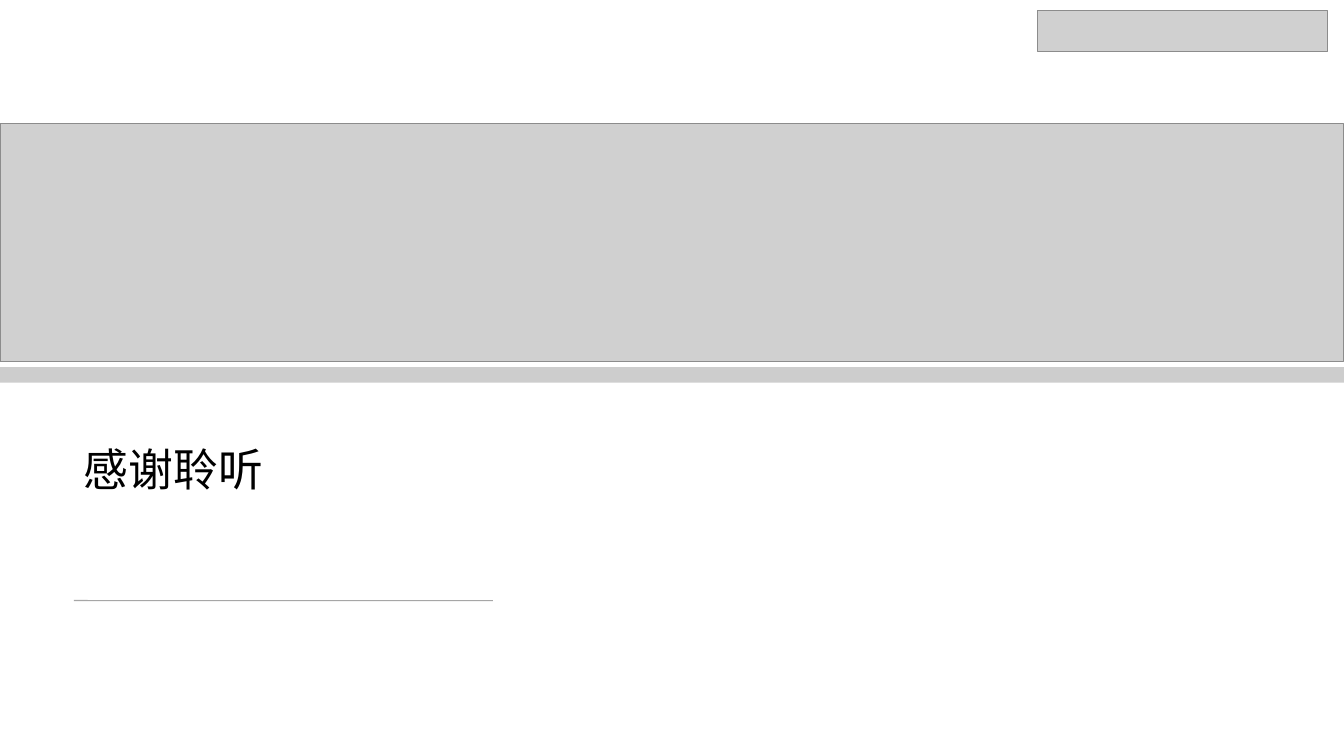
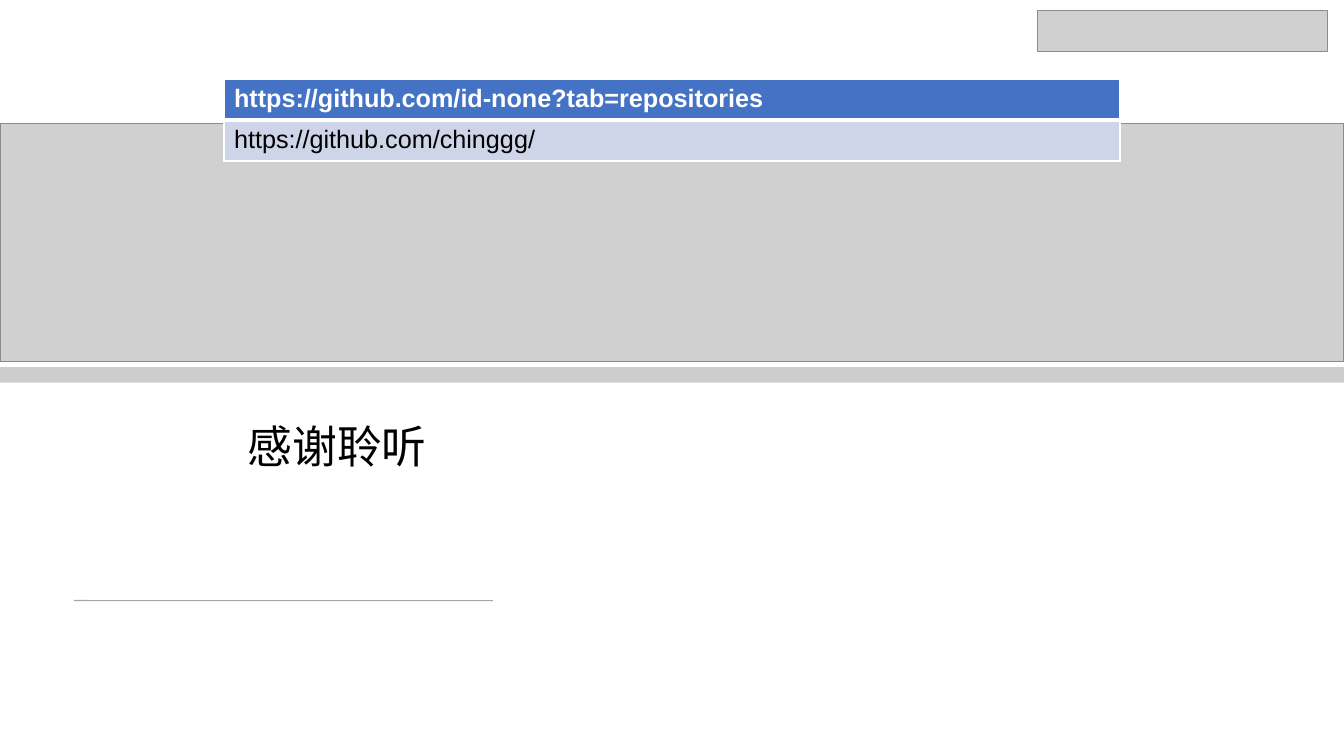
Before and after one commit to id-none/WAhome, a slide deck: slide 18 of PPt/FireWall.pptx. Drawn at 1344x756 pixels with LibreOffice and Linux fonts; fonts in the diff are those of the drawing; grey boxes stand for pictures; background and template pictures are left out. Boxes give left, top, right and bottom in pixels: in the first picture for what was removed or moved away, otherwise in the second. Text is boxed around its words. In the diff, an @@ line names an element or a change of style, - is before the commit and + after.

```diff
--- a/PPt/FireWall.pptx
+++ b/PPt/FireWall.pptx
@@ table added at [224, 80, 1120, 161], 2 rows, 1 columns @@
+https://github.com/id-none?tab=repositories
+https://github.com/chinggg/
@@ text "感谢聆听": place and size @@
-text "感谢聆听" at [84, 448, 263, 490]
+text "感谢聆听" at [247, 425, 426, 467]
```
Also in this commit, not shown: 1 other slide changed, 54 other files.
